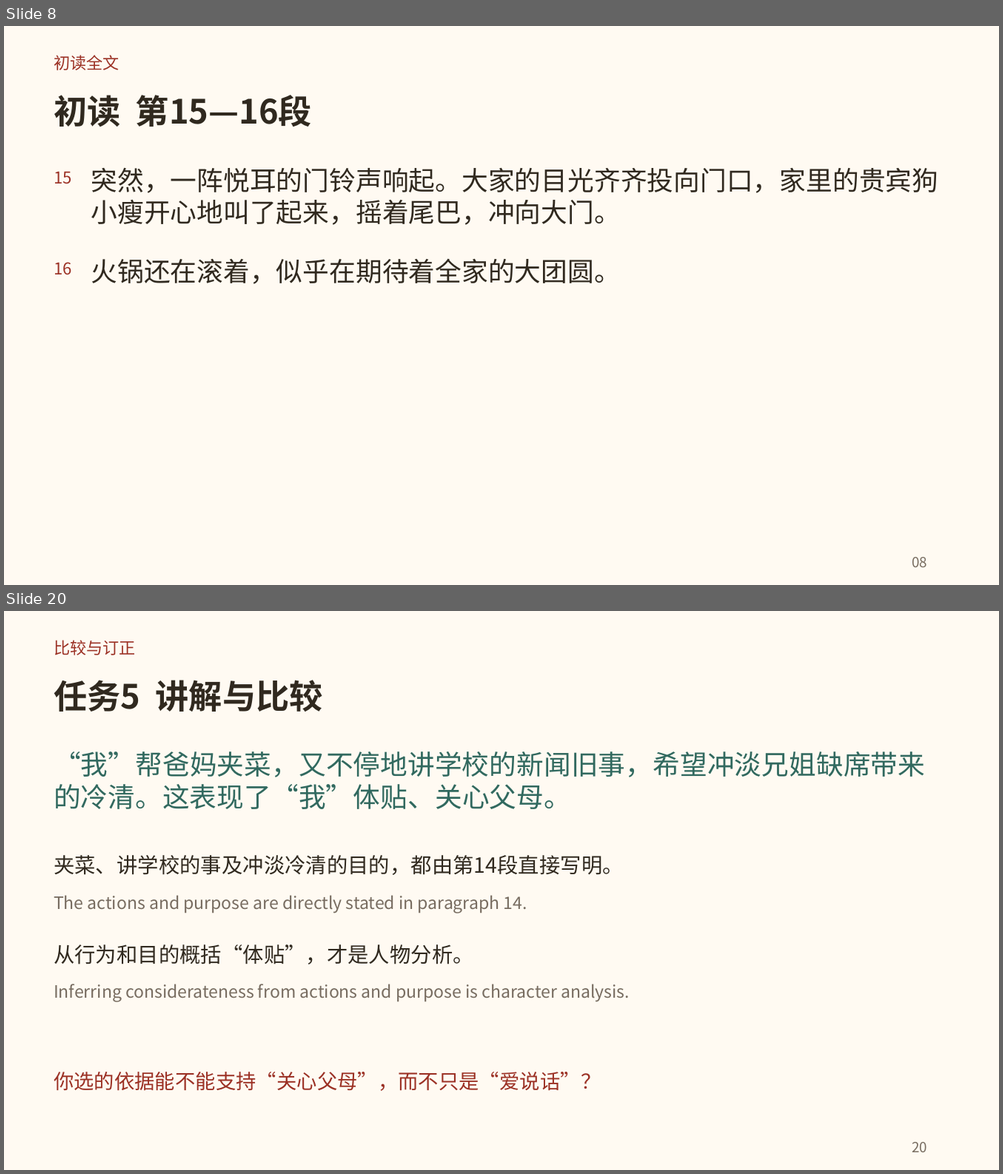
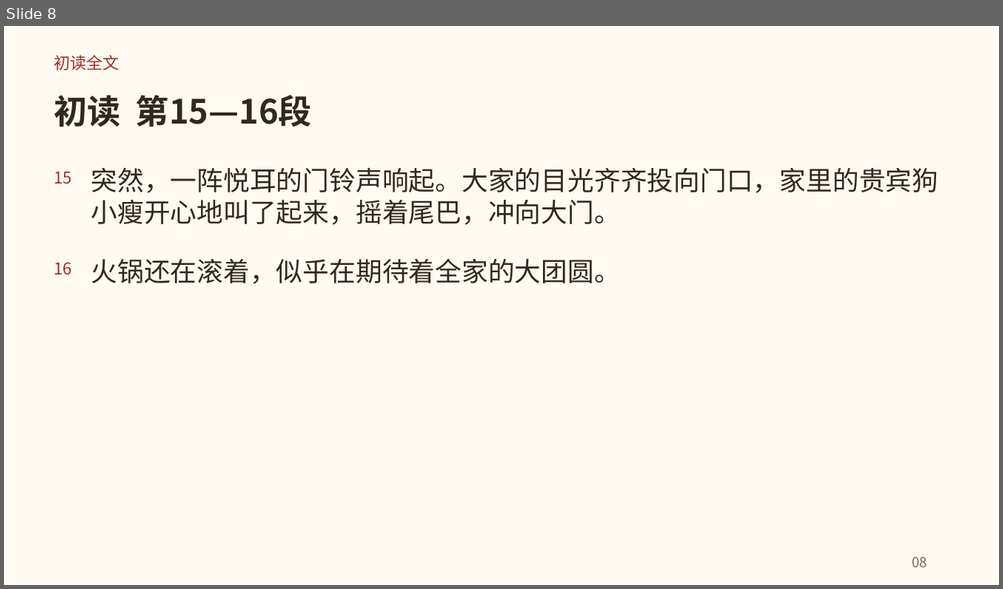
Before and after one commit to lf9675/huawentong-home, a slide deck: du/textbook/1hcl/unit2/tuanyuanfan/downloads/tuanyuanfan-teaching.pptx. Shown one above the other, each under a label of ours: slides 8 and 20 before the commit, slide 8 after it; the slides between them are not shown. The pictures are 1003x1174 and 1003x589 pixels, drawn with LibreOffice and Linux fonts; fonts in the diff are those of the drawing. Boxes give left, top, right and bottom in pixels: in the first picture for what was removed or moved away, otherwise in the second. Text is boxed around its words. In the diff, an @@ line names an element or a change of style, - is before the commit and + after.

```diff
--- a/du/textbook/1hcl/unit2/tuanyuanfan/downloads/tuanyuanfan-teaching.pptx
+++ b/du/textbook/1hcl/unit2/tuanyuanfan/downloads/tuanyuanfan-teaching.pptx
@@ slide 20 removed at bbox=[4, 611, 999, 1170], background #FFFAF2 @@
@@ text removed at bbox=[54, 640, 135, 655] @@
-比较与订正
@@ text removed at bbox=[54, 680, 323, 712] @@
-任务5 讲解与比较
@@ text removed at bbox=[54, 752, 925, 809] @@
-“我”帮爸妈夹菜，又不停地讲学校的新闻旧事，希望冲淡兄姐缺席带来
-的冷清。这表现了“我”体贴、关心父母。
@@ text removed at bbox=[54, 855, 623, 875] @@
-夹菜、讲学校的事及冲淡冷清的目的，都由第14段直接写明。
@@ text removed at bbox=[54, 895, 527, 913] @@
-The actions and purpose are directly stated in paragraph 14.
@@ text removed at bbox=[54, 945, 474, 965] @@
-从行为和目的概括“体贴”，才是人物分析。
@@ text removed at bbox=[54, 984, 629, 1002] @@
-Inferring considerateness from actions and purpose is character analysis.
@@ text removed at bbox=[54, 1072, 600, 1091] @@
-你选的依据能不能支持“关心父母”，而不只是“爱说话”？
@@ text removed at bbox=[911, 1142, 927, 1153] @@
-20
```
Also in this commit, not shown: 1 slide changed, 20 slides added, 23 other slides removed, 42 other files.
